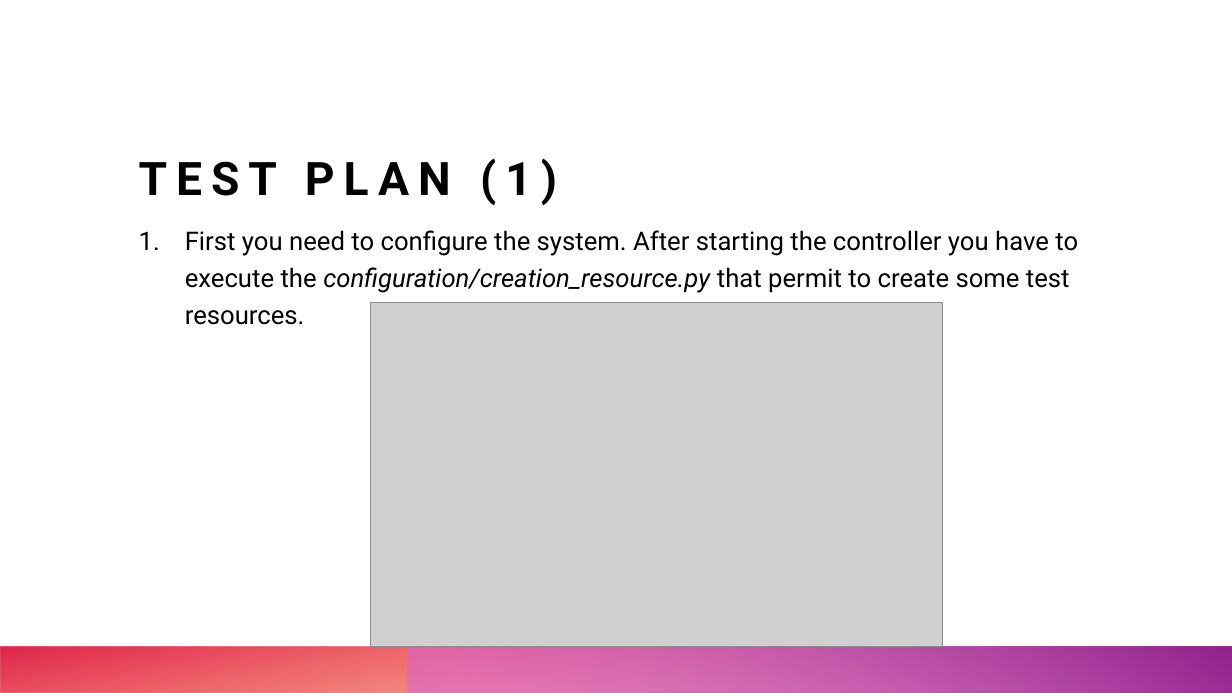
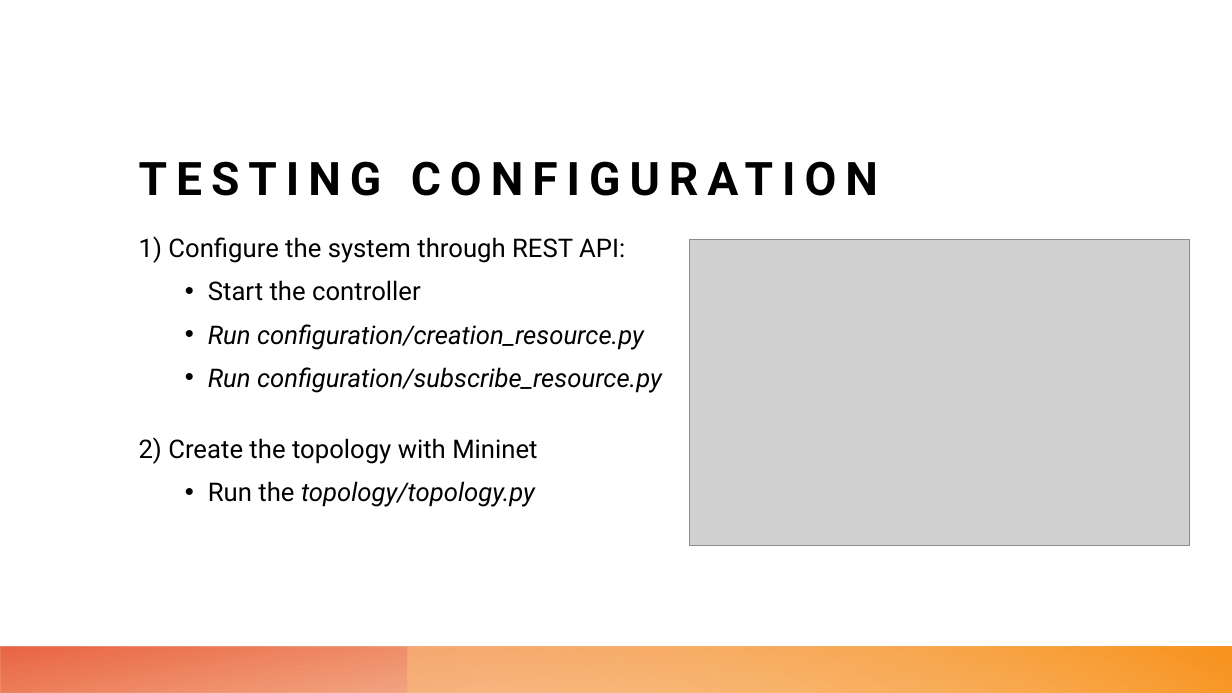
Before and after one commit to leonardopoggiani/ANAWS-project, a slide deck: slide 9 of DistributedMessageBroker.pptx. Drawn at 1232x693 pixels with LibreOffice and Linux fonts; fonts in the diff are those of the drawing; grey boxes stand for pictures. Boxes give left, top, right and bottom in pixels: in the first picture for what was removed or moved away, otherwise in the second. Text is boxed around its words. In the diff, an @@ line names an element or a change of style, - is before the commit and + after.

```diff
--- a/DistributedMessageBroker.pptx
+++ b/DistributedMessageBroker.pptx
@@ title at (139,158,557,205): text changed @@
-TEST PLAN (1)
+TESTING CONFIGURATION
@@ text at (139,236,662,393): text changed; italic on @@
-1. First you need to configure the system. After starting the controller you have to execute the configuration/creation_resource.py that permit to create some test resources.
+1) Configure the system through REST API:
+  • Start the controller
+  • Run configuration/creation_resource.py
+  • Run configuration/subscribe_resource.py
@@ picture added at (689,240,1189,546) @@
@@ picture removed at (371,302,943,646) @@
@@ text added at (139,437,537,507), 20 pt, text #000000 @@
+2) Create the topology with Mininet
+  • Run the topology/topology.py
@@ rectangle at (0,647,1232,693): fill gradient #FE4A00 to #DA002F to gradient #EC7016 to #E64823 @@
@@ rectangle at (409,647,1232,693): fill gradient #D861D4 to #92248E to gradient #FBBE77 to #F8931D @@
```
Also in this commit, not shown: 12 other slides changed, 3 slides added, 3 slides removed, 4 other files.
